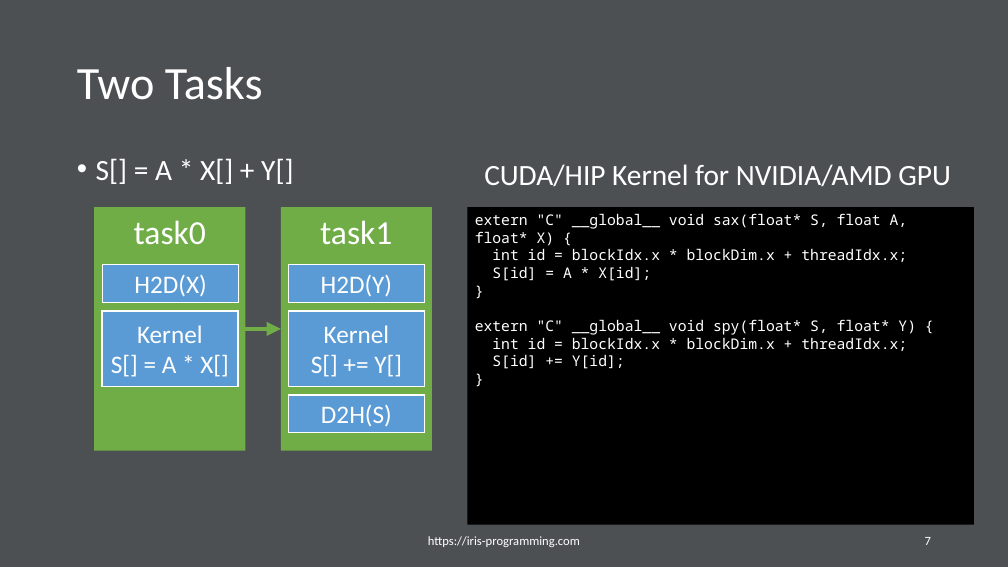
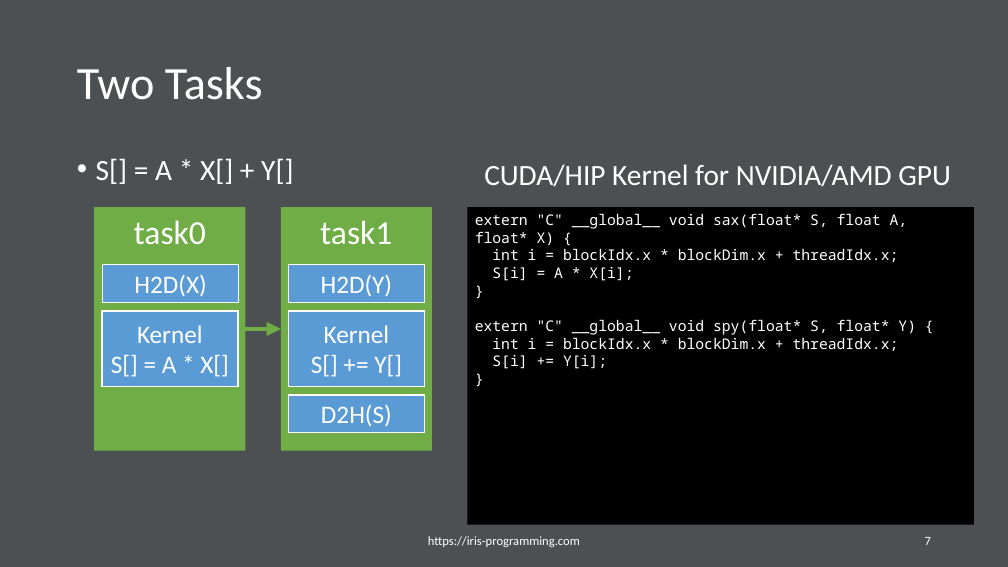
Before and after one commit to iris-programming/iris-programming.github.io, a slide deck: slide 7 of pdf/2021-tutorial-saxpy.pptx. Drawn at 1008x567 pixels with LibreOffice and Linux fonts; fonts in the diff are those of the drawing. Boxes give left, top, right and bottom in pixels: in the first picture for what was removed or moved away, otherwise in the second. Text is boxed around its words. In the diff, an @@ line names an element or a change of style, - is before the commit and + after.

```diff
--- a/pdf/2021-tutorial-saxpy.pptx
+++ b/pdf/2021-tutorial-saxpy.pptx
@@ text in rectangle at (x1=492, y1=248, x2=899, y2=281): text changed @@
-int id = blockIdx.x * blockDim.x + threadIdx.x;
-S[id] = A * X[id];
+int i = blockIdx.x * blockDim.x + threadIdx.x;
+S[i] = A * X[i];
@@ text in rectangle at (x1=492, y1=337, x2=899, y2=369): text changed @@
-int id = blockIdx.x * blockDim.x + threadIdx.x;
-S[id] += Y[id];
+int i = blockIdx.x * blockDim.x + threadIdx.x;
+S[i] += Y[i];
```
Also in this commit, not shown: 7 other slides changed, 1 other file.
